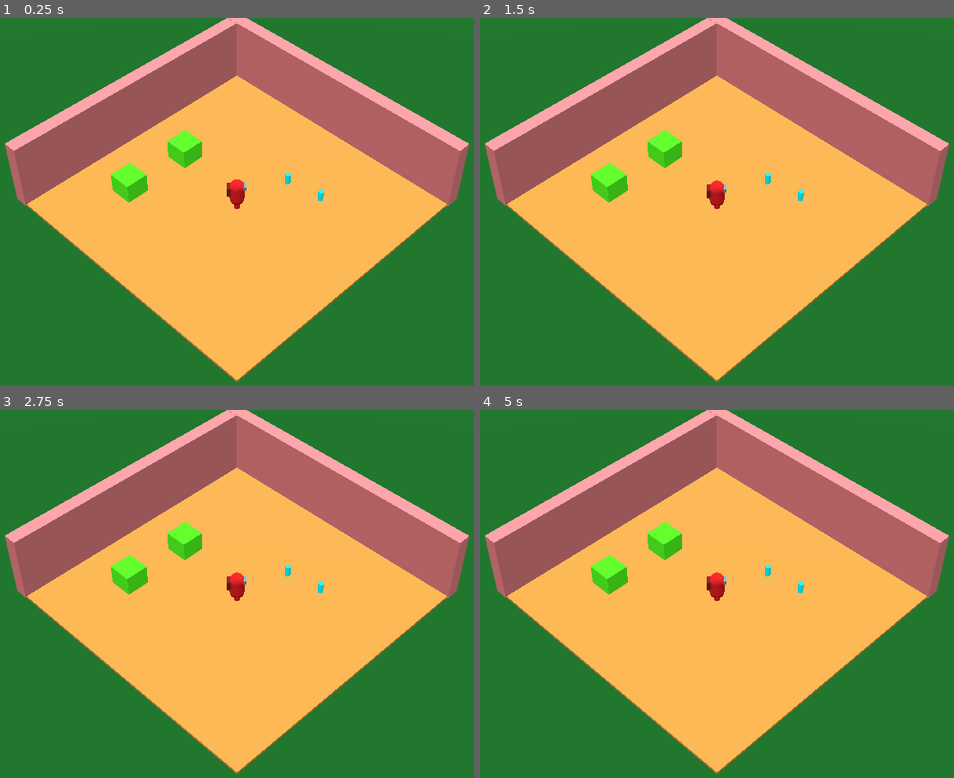
Above: before the commit, frames 1-4 (two rows, left to right).
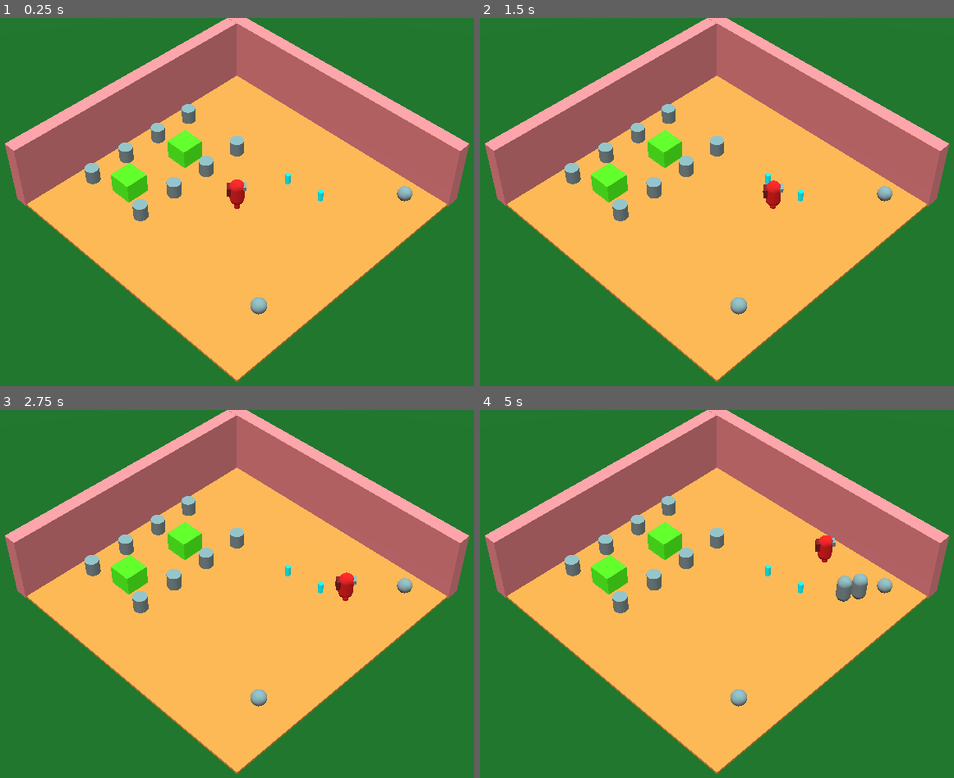
Above: after the commit, the same moments.

Repository: Kamjam/Bobaeria-Cafe
Game: Godot game, scene res://Scenes/Main.tscn
The game is run twice, just before and just after one commit, with the same random seed, the same clock (stepped at 60 frames per second) and the same inputs.
Inputs:
- Up to frame 1 (0.25 s): no input
- Up to frame 2 (1.5 s): hold D (right, bound only after the commit) 0.53-1.28 s; hold Down (ui_down) from 1.28 s (still down)
- Up to frame 3 (2.75 s): tap Enter at 2 s; release Down (ui_down) at 2.03 s; hold D (right, bound only after the commit) from 2.03 s (still down)
- Up to frame 4 (5 s): release D (right, bound only after the commit) at 2.78 s; hold W (up, bound only after the commit) 2.78-3.53 s; hold Left (ui_left) from 3.53 s (still down)

The runs differ from the first frame. In frame 1, 1.5% of the frame differs, in the area x 17-93%, y 23-98%; in frame 2, 2.0%; in frame 3, 2.0%; in frame 4, 2.4%.

Commit message:
MainScene Integration

Diff:
--- a/bobaeria-cafe/JoeFolder/Scripts/StudentSpawner.gd
+++ b/bobaeria-cafe/JoeFolder/Scripts/StudentSpawner.gd
@@ -2,6 +2,9 @@
 
 @export var student : PackedScene
 @export var spawnPosition : Node3D
+@export var customerRate : float = 4
+func _ready() -> void:
+	SpawnStudent()
 
 func _process(delta: float) -> void:
 	if Input.is_action_just_pressed("ui_left"):
@@ -12,3 +15,5 @@
 		instance.position = spawnPosition.global_position
 		instance.rotation = Vector3(0,0,0)
 		get_parent().add_child(instance)
+		await get_tree().create_timer(customerRate).timeout
+		SpawnStudent()
--- a/bobaeria-cafe/JoeFolder/Scripts/student.gd
+++ b/bobaeria-cafe/JoeFolder/Scripts/student.gd
@@ -28,7 +28,7 @@
 	destination = chair.position
 	manager.RemoveChair(0)
 func _physics_process(delta: float) -> void:
-	if Input.is_action_just_pressed("ui_down"):
+	if Input.is_action_just_pressed(""):
 		Leave()
 	var pos : Vector2 = Vector2(global_position.x, global_position.z)
 	var lookTarget : Vector2 = Vector2(destination.x, destination.z)
--- a/bobaeria-cafe/JoeFolder/student.tscn
+++ b/bobaeria-cafe/JoeFolder/student.tscn
@@ -11,7 +11,7 @@
 collision_layer = 0
 script = ExtResource("1_b1qys")
 agent = NodePath("NavigationAgent3D")
-stoppingDistance = 1.505
+stoppingDistance = 1.0
 speed = 2.0
 thoughtBubble = ExtResource("2_2msao")
 bubblePos = NodePath("BubblePos")
--- a/bobaeria-cafe/Scenes/Main.tscn
+++ b/bobaeria-cafe/Scenes/Main.tscn
@@ -1,8 +1,15 @@
-[gd_scene load_steps=13 format=3 uid="uid://cgi74d48wt8qo"]
+[gd_scene load_steps=20 format=3 uid="uid://cgi74d48wt8qo"]
 
 [ext_resource type="PackedScene" uid="uid://d0u83fayrvkma" path="res://Player/player.tscn" id="1_n77sb"]
 [ext_resource type="PackedScene" uid="uid://cgtxsrha2o255" path="res://Prefabs/Tea.tscn" id="2_iq2yb"]
 [ext_resource type="PackedScene" uid="uid://bg0l6trxtasyy" path="res://Prefabs/table.tscn" id="3_r8rpt"]
+[ext_resource type="Script" path="res://JoeFolder/Scripts/TableManager.gd" id="4_h2ysp"]
+[ext_resource type="Script" path="res://JoeFolder/Scripts/StudentSpawner.gd" id="5_g7obn"]
+[ext_resource type="PackedScene" uid="uid://do5p4i335e27s" path="res://JoeFolder/student.tscn" id="6_6hi14"]
+
+[sub_resource type="NavigationMesh" id="NavigationMesh_qm2hx"]
+vertices = PackedVector3Array(-4.22224, 0.181403, -5.76287, -4.22224, 0.181403, 13.2371, 14.7778, 0.181403, 13.2371, 14.7778, 0.181403, -5.76287)
+polygons = [PackedInt32Array(3, 2, 0), PackedInt32Array(0, 2, 1)]
 
 [sub_resource type="StandardMaterial3D" id="StandardMaterial3D_2ljti"]
 albedo_color = Color(1, 0.537255, 0.207843, 1)
@@ -32,18 +39,28 @@
 
 [sub_resource type="WorldBoundaryShape3D" id="WorldBoundaryShape3D_6b1m8"]
 
+[sub_resource type="CylinderShape3D" id="CylinderShape3D_q83gp"]
+
+[sub_resource type="CylinderMesh" id="CylinderMesh_78xr3"]
+
+[sub_resource type="SphereMesh" id="SphereMesh_lwtrr"]
+
 [node name="Main" type="Node3D"]
 
-[node name="Camera3D" type="Camera3D" parent="."]
+[node name="NavigationRegion3D" type="NavigationRegion3D" parent="."]
+transform = Transform3D(0.707107, 0, 0.707107, 0, 1, 0, -0.707107, 0, 0.707107, -6.37445, 0, 1.08938)
+navigation_mesh = SubResource("NavigationMesh_qm2hx")
+
+[node name="CSGMesh3D" type="CSGMesh3D" parent="NavigationRegion3D"]
+transform = Transform3D(0, 0, -20, 0, 0.24, 0, 20, 0, 0, 5.27773, -0.198597, 3.73711)
+use_collision = true
+mesh = SubResource("BoxMesh_f162b")
+
+[node name="Camera3D" type="Camera3D" parent="." groups=["Cam"]]
 transform = Transform3D(1, -2.10734e-08, 2.10734e-08, -1.77636e-15, 0.707107, 0.707107, -2.98023e-08, -0.707107, 0.707107, 0, 45.339, 45.207)
 fov = 21.9
 
 [node name="Player" parent="." instance=ExtResource("1_n77sb")]
-
-[node name="CSGMesh3D" type="CSGMesh3D" parent="."]
-transform = Transform3D(14.1421, 0, -14.1421, 0, 0.24, 0, 14.1421, 0, 14.1421, 0, -0.198597, 0)
-use_collision = true
-mesh = SubResource("BoxMesh_f162b")
 
 [node name="CSGMesh3D3" type="CSGMesh3D" parent="."]
 transform = Transform3D(0.707107, 0, 14.9222, 0, 5.08034, 0, -0.707107, 0, 14.9222, 7.08632, 2.22823, -7.75442)
@@ -91,3 +108,100 @@
 [node name="DirectionalLight3D" type="DirectionalLight3D" parent="."]
 transform = Transform3D(1, 0, 0, 0, 0.130526, 0.991445, 0, -0.991445, 0.130526, 0, 19.411, 11.636)
 light_color = Color(0.223529, 0.94902, 1, 1)
+
+[node name="Chair1" type="StaticBody3D" parent="."]
+transform = Transform3D(0.707107, 0, 0.707107, 0, 1, 0, -0.707107, 0, 0.707107, -6.37445, 0, 1.08938)
+
+[node name="CollisionShape3D" type="CollisionShape3D" parent="Chair1"]
+shape = SubResource("CylinderShape3D_q83gp")
+disabled = true
+
+[node name="MeshInstance3D" type="MeshInstance3D" parent="Chair1/CollisionShape3D"]
+mesh = SubResource("CylinderMesh_78xr3")
+
+[node name="Chair2" type="StaticBody3D" parent="."]
+transform = Transform3D(0.707107, 0, 0.707107, 0, 1, 0, -0.707107, 0, 0.707107, -4.25313, 0, -1.03194)
+
+[node name="CollisionShape3D" type="CollisionShape3D" parent="Chair2"]
+shape = SubResource("CylinderShape3D_q83gp")
+disabled = true
+
+[node name="MeshInstance3D" type="MeshInstance3D" parent="Chair2/CollisionShape3D"]
+mesh = SubResource("CylinderMesh_78xr3")
+
+[node name="Chair3" type="StaticBody3D" parent="."]
+transform = Transform3D(0.707107, 0, 0.707107, 0, 1, 0, -0.707107, 0, 0.707107, -2.13181, 0, -3.15326)
+
+[node name="CollisionShape3D" type="CollisionShape3D" parent="Chair3"]
+shape = SubResource("CylinderShape3D_q83gp")
+disabled = true
+
+[node name="MeshInstance3D" type="MeshInstance3D" parent="Chair3/CollisionShape3D"]
+mesh = SubResource("CylinderMesh_78xr3")
+
+[node name="Chair4" type="StaticBody3D" parent="."]
+transform = Transform3D(0.707107, 0, 0.707107, 0, 1, 0, -0.707107, 0, 0.707107, -0.0104938, 0, -5.27458)
+
+[node name="CollisionShape3D" type="CollisionShape3D" parent="Chair4"]
+shape = SubResource("CylinderShape3D_q83gp")
+disabled = true
+
+[node name="MeshInstance3D" type="MeshInstance3D" parent="Chair4/CollisionShape3D"]
+mesh = SubResource("CylinderMesh_78xr3")
+
+[node name="Chair5" type="StaticBody3D" parent="."]
+transform = Transform3D(0.707107, 0, 0.707107, 0, 1, 0, -0.707107, 0, 0.707107, -9.90999, 0, -2.44615)
+
+[node name="CollisionShape3D" type="CollisionShape3D" parent="Chair5"]
+shape = SubResource("CylinderShape3D_q83gp")
+disabled = true
+
+[node name="MeshInstance3D" type="MeshInstance3D" parent="Chair5/CollisionShape3D"]
+mesh = SubResource("CylinderMesh_78xr3")
+
+[node name="Chair6" type="StaticBody3D" parent="."]
+transform = Transform3D(0.707107, 0, 0.707107, 0, 1, 0, -0.707107, 0, 0.707107, -7.78867, 0, -4.56747)
+
+[node name="CollisionShape3D" type="CollisionShape3D" parent="Chair6"]
+shape = SubResource("CylinderShape3D_q83gp")
+disabled = true
+
+[node name="MeshInstance3D" type="MeshInstance3D" parent="Chair6/CollisionShape3D"]
+mesh = SubResource("CylinderMesh_78xr3")
+
+[node name="Chair7" type="StaticBody3D" parent="."]
+transform = Transform3D(0.707107, 0, 0.707107, 0, 1, 0, -0.707107, 0, 0.707107, -5.66735, 0, -6.68879)
+
+[node name="CollisionShape3D" type="CollisionShape3D" parent="Chair7"]
+shape = SubResource("CylinderShape3D_q83gp")
+disabled = true
+
+[node name="MeshInstance3D" type="MeshInstance3D" parent="Chair7/CollisionShape3D"]
+mesh = SubResource("CylinderMesh_78xr3")
+
+[node name="Chair8" type="StaticBody3D" parent="."]
+transform = Transform3D(0.707107, 0, 0.707107, 0, 1, 0, -0.707107, 0, 0.707107, -3.54603, 0, -8.81011)
+
+[node name="CollisionShape3D" type="CollisionShape3D" parent="Chair8"]
+shape = SubResource("CylinderShape3D_q83gp")
+disabled = true
+
+[node name="MeshInstance3D" type="MeshInstance3D" parent="Chair8/CollisionShape3D"]
+mesh = SubResource("CylinderMesh_78xr3")
+
+[node name="Manager" type="Node3D" parent="." node_paths=PackedStringArray("allChairs", "exit") groups=["Manager"]]
+transform = Transform3D(1, 0, 0, 0, 1, 0, 0, 0, 1, -2.85745, -0.017889, 1.95329)
+script = ExtResource("4_h2ysp")
+allChairs = [NodePath("../Chair1"), NodePath("../Chair2"), NodePath("../Chair3"), NodePath("../Chair4"), NodePath("../Chair5"), NodePath("../Chair6"), NodePath("../Chair7"), NodePath("../Chair8")]
+exit = NodePath("../Exit")
+
+[node name="Spawn" type="MeshInstance3D" parent="." node_paths=PackedStringArray("spawnPosition")]
+transform = Transform3D(1, 0, 0, 0, 1, 0, 0, 0, 1, 11.1008, 1.12142, 0.209148)
+mesh = SubResource("SphereMesh_lwtrr")
+script = ExtResource("5_g7obn")
+student = ExtResource("6_6hi14")
+spawnPosition = NodePath(".")
+
+[node name="Exit" type="MeshInstance3D" parent="."]
+transform = Transform3D(1, 0, 0, 0, 1, 0, 0, 0, 1, 1.28542, 1.12142, 9.69315)
+mesh = SubResource("SphereMesh_lwtrr")
--- a/bobaeria-cafe/project.godot
+++ b/bobaeria-cafe/project.godot
@@ -35,6 +35,39 @@
 ]
 }
 
+[input]
+
+up={
+"deadzone": 0.5,
+"events": [Object(InputEventKey,"resource_local_to_scene":false,"resource_name":"","device":-1,"window_id":0,"alt_pressed":false,"shift_pressed":false,"ctrl_pressed":false,"meta_pressed":false,"pressed":false,"keycode":0,"physical_keycode":87,"key_label":0,"unicode":119,"location":0,"echo":false,"script":null)
+]
+}
+down={
+"deadzone": 0.5,
+"events": [Object(InputEventKey,"resource_local_to_scene":false,"resource_name":"","device":-1,"window_id":0,"alt_pressed":false,"shift_pressed":false,"ctrl_pressed":false,"meta_pressed":false,"pressed":false,"keycode":0,"physical_keycode":83,"key_label":0,"unicode":115,"location":0,"echo":false,"script":null)
+]
+}
+left={
+"deadzone": 0.5,
+"events": [Object(InputEventKey,"resource_local_to_scene":false,"resource_name":"","device":-1,"window_id":0,"alt_pressed":false,"shift_pressed":false,"ctrl_pressed":false,"meta_pressed":false,"pressed":false,"keycode":0,"physical_keycode":65,"key_label":0,"unicode":97,"location":0,"echo":false,"script":null)
+]
+}
+right={
+"deadzone": 0.5,
+"events": [Object(InputEventKey,"resource_local_to_scene":false,"resource_name":"","device":-1,"window_id":0,"alt_pressed":false,"shift_pressed":false,"ctrl_pressed":false,"meta_pressed":false,"pressed":false,"keycode":0,"physical_keycode":68,"key_label":0,"unicode":100,"location":0,"echo":false,"script":null)
+]
+}
+space={
+"deadzone": 0.5,
+"events": [Object(InputEventKey,"resource_local_to_scene":false,"resource_name":"","device":-1,"window_id":0,"alt_pressed":false,"shift_pressed":false,"ctrl_pressed":false,"meta_pressed":false,"pressed":false,"keycode":0,"physical_keycode":32,"key_label":0,"unicode":32,"location":0,"echo":false,"script":null)
+]
+}
+fire={
+"deadzone": 0.5,
+"events": [Object(InputEventMouseButton,"resource_local_to_scene":false,"resource_name":"","device":-1,"window_id":0,"alt_pressed":false,"shift_pressed":false,"ctrl_pressed":false,"meta_pressed":false,"button_mask":1,"position":Vector2(454, 24),"global_position":Vector2(463, 70),"factor":1.0,"button_index":1,"canceled":false,"pressed":true,"double_click":false,"script":null)
+]
+}
+
 [rendering]
 
 renderer/rendering_method="gl_compatibility"
